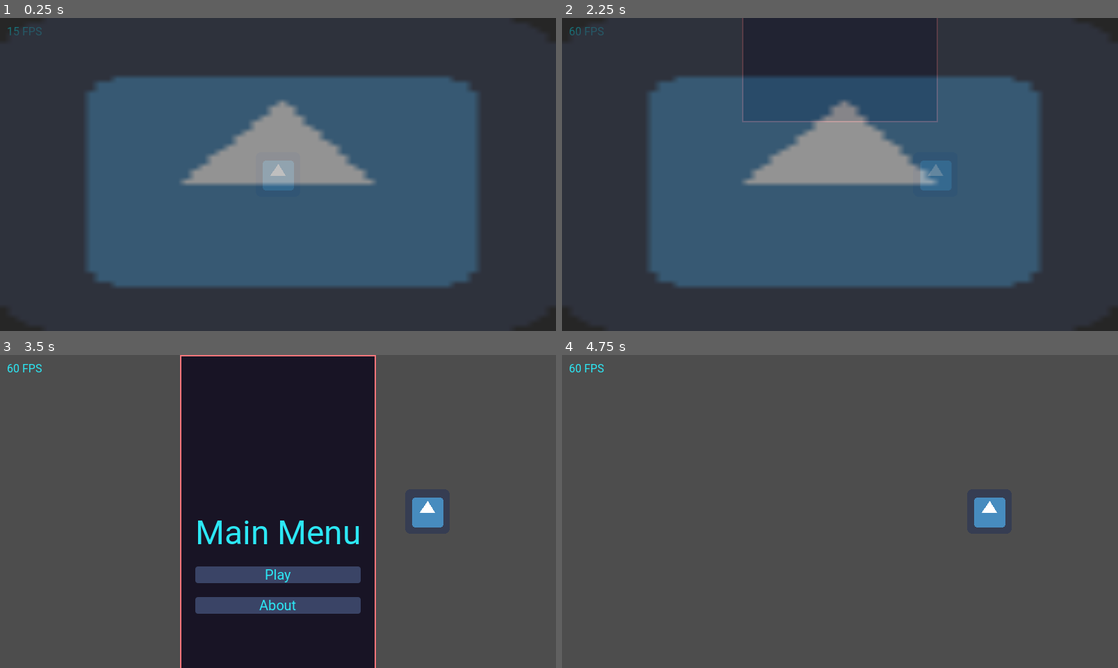
Above: before the commit, frames 1-4 (two rows, left to right).
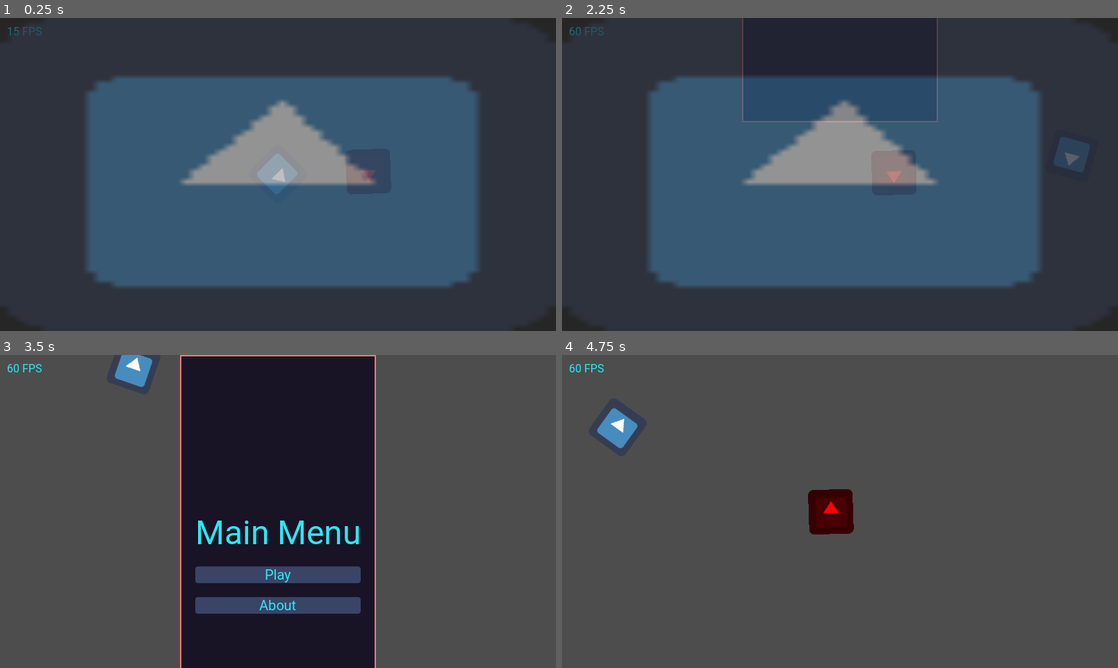
Above: after the commit, the same moments.

Repository: Bloodyaugust/ld-54
Game: Godot game, scene res://scenes/main.tscn
Two runs of this game, one before a commit and one after it. Both use one fixed random seed, a clock stepped at 60 frames per second and the inputs below. The engine's default icon, where the game draws it, is replaced by a stand-in: a white triangle on a blue panel in a dark square.
Inputs (mouse positions are in pixels of both pictures, inside the frame that each line leads up to):
- Up to frame 1 (0.25 s): no input
- Up to frame 2 (2.25 s): tap Enter at 0.5, 2 s; move the mouse to (962, 158) at 0.52 s; hold D (move_right) 0.53-1.25 s; click (962, 158) at 0.67 s; tap Space at 1.25 s; drag from (728, 190) to (812, 237) at 1.27 s; move the mouse to (895, 105) at 2.02 s; hold D (move_right) from 2.03 s (still down); click (895, 105) at 2.17 s
- Up to frame 3 (3.5 s): release D (move_right) at 2.75 s; click "Play" at 2.75 s
- Up to frame 4 (4.75 s): click "Play" at 3.5 s; drag from (812, 574) to (673, 464) at 4.27 s

The runs differ from the first frame. In frame 1, 0.3% of the frame differs, in the area x 46-68%, y 43-57%; in frame 2, 1.1%; in frame 3, 1.0%; in frame 4, 2.2%, in the area x 6-80%, y 16-58%.

Commit message:
Add Ship movement, modules, and player controller

Diff:
--- a/actors/Player.gd
+++ /dev/null
@@ -1,10 +0,0 @@
-extends Sprite2D
-
-@export var data: PlayerData
-
-func _process(delta):
-  var _movement_input: Vector2 = Vector2(Input.get_axis("move_left", "move_right"), Input.get_axis("move_up", "move_down")).normalized()
-
-  var _movement: Vector2 = _movement_input * delta * data.move_speed
-
-  global_position = global_position + _movement
--- a/actors/Player.tscn
+++ b/actors/Player.tscn
@@ -1,10 +1,10 @@
-[gd_scene load_steps=4 format=3 uid="uid://dngu6lih2xxlo"]
+[gd_scene load_steps=3 format=3 uid="uid://vqyckwxhkax0"]
 
-[ext_resource type="Texture2D" uid="uid://4typrc2p2rra" path="res://icon.png" id="1_fvn43"]
-[ext_resource type="Script" path="res://actors/Player.gd" id="2_t3qum"]
-[ext_resource type="Resource" uid="uid://tsqf267nyyx7" path="res://data/base_player_data.tres" id="3_l6mbf"]
+[ext_resource type="Script" path="res://scripts/controllers/PlayerController.gd" id="1_hg873"]
+[ext_resource type="PackedScene" uid="uid://couplwfrtf7s6" path="res://actors/Ship.tscn" id="2_nnnpa"]
 
-[node name="Player" type="Sprite2D"]
-texture = ExtResource("1_fvn43")
-script = ExtResource("2_t3qum")
-data = ExtResource("3_l6mbf")
+[node name="Player" type="Node2D"]
+script = ExtResource("1_hg873")
+
+[node name="Ship" parent="." instance=ExtResource("2_nnnpa")]
+unique_name_in_owner = true
--- /dev/null
+++ b/actors/Ship.gd
@@ -0,0 +1,37 @@
+extends Node2D
+
+const THRUST_MIN: float = 1.0
+const MASS_MAX: float = 100.0
+
+@export var starting_modules: Array[ModuleData]
+
+var move_target: Vector2 = Vector2.ZERO
+
+var _thrust: float
+var _modules: Array[ModuleData] = []
+var _velocity: Vector2 = Vector2.ZERO
+
+func add_module(module: ModuleData) -> void:
+  _modules.append(module)
+
+  match module.type:
+    GameConstants.MODULE_TYPES.ENGINE:
+      _thrust += module.thrust
+
+func _physics_process(delta) -> void:
+  look_at(move_target)
+
+  var _velocity_this_frame: float = delta * _thrust
+  _velocity += Vector2(_velocity_this_frame * cos(global_rotation), _velocity_this_frame * sin(global_rotation))
+
+  var _new_velocity_length: float = min(_velocity.length(), _thrust)
+  print("velocity: ", _velocity.length())
+  _velocity = _velocity.normalized() * _new_velocity_length
+
+  global_translate(_velocity)
+
+func _ready() -> void:
+  _thrust = THRUST_MIN
+
+  for _module in starting_modules:
+    add_module(_module)
--- /dev/null
+++ b/actors/Ship.tscn
@@ -0,0 +1,20 @@
+[gd_scene load_steps=5 format=3 uid="uid://couplwfrtf7s6"]
+
+[ext_resource type="Texture2D" uid="uid://4typrc2p2rra" path="res://icon.png" id="1_q377v"]
+[ext_resource type="Script" path="res://actors/Ship.gd" id="1_ut5b0"]
+[ext_resource type="Resource" uid="uid://cifgmmymjs6xl" path="res://data/modules/basic_engine.tres" id="2_lvbo3"]
+
+[sub_resource type="CircleShape2D" id="CircleShape2D_15lqi"]
+radius = 29.0
+
+[node name="Ship" type="Node2D"]
+script = ExtResource("1_ut5b0")
+starting_modules = Array[Resource("res://data/module.gd")]([ExtResource("2_lvbo3"), ExtResource("2_lvbo3")])
+
+[node name="Sprite2D" type="Sprite2D" parent="."]
+texture = ExtResource("1_q377v")
+
+[node name="Area2D" type="Area2D" parent="."]
+
+[node name="CollisionShape2D" type="CollisionShape2D" parent="Area2D"]
+shape = SubResource("CircleShape2D_15lqi")
--- a/constants/GameConstants.gd
+++ b/constants/GameConstants.gd
@@ -3,3 +3,8 @@
 const GAME_IN_PROGRESS = "GAME_IN_PROGRESS"
 const GAME_OVER = "GAME_OVER"
 const GAME_STARTING = "GAME_STARTING"
+
+enum MODULE_TYPES {
+  ENGINE,
+  WEAPON,
+}
--- /dev/null
+++ b/data/module.gd
@@ -0,0 +1,6 @@
+extends Resource
+class_name ModuleData
+
+@export var thrust: float
+@export var type: GameConstants.MODULE_TYPES
+@export var weight: float
--- /dev/null
+++ b/data/modules/basic_cannon.tres
@@ -0,0 +1,8 @@
+[gd_resource type="Resource" script_class="ModuleData" load_steps=2 format=3 uid="uid://bfm3lg884ma35"]
+
+[ext_resource type="Script" path="res://data/module.gd" id="1_unh2b"]
+
+[resource]
+script = ExtResource("1_unh2b")
+type = 1
+weight = 10.0
--- /dev/null
+++ b/data/modules/basic_engine.tres
@@ -0,0 +1,9 @@
+[gd_resource type="Resource" script_class="ModuleData" load_steps=2 format=3 uid="uid://cifgmmymjs6xl"]
+
+[ext_resource type="Script" path="res://data/module.gd" id="1_ljfn7"]
+
+[resource]
+script = ExtResource("1_ljfn7")
+thrust = 5.0
+type = 0
+weight = 10.0
--- a/scenes/main.tscn
+++ b/scenes/main.tscn
@@ -1,17 +1,16 @@
-[gd_scene load_steps=9 format=3 uid="uid://bfjaqu2i4i63i"]
+[gd_scene load_steps=10 format=3 uid="uid://bfjaqu2i4i63i"]
 
 [ext_resource type="Script" path="res://views/FPS.gd" id="1"]
-[ext_resource type="PackedScene" uid="uid://dngu6lih2xxlo" path="res://actors/Player.tscn" id="1_4pt6e"]
+[ext_resource type="PackedScene" uid="uid://vqyckwxhkax0" path="res://actors/Player.tscn" id="1_4pt6e"]
 [ext_resource type="Texture2D" uid="uid://4typrc2p2rra" path="res://icon.png" id="2"]
 [ext_resource type="Theme" uid="uid://co811ue55i33m" path="res://resources/base_theme.tres" id="2_1ffbx"]
 [ext_resource type="Script" path="res://views/MainMenu.gd" id="4"]
 [ext_resource type="PackedScene" path="res://lib/BetterCam.tscn" id="5"]
 [ext_resource type="Script" path="res://views/Splash.gd" id="6"]
 [ext_resource type="Script" path="res://views/About.gd" id="7_xk6j8"]
+[ext_resource type="PackedScene" uid="uid://couplwfrtf7s6" path="res://actors/Ship.tscn" id="8_md4cg"]
 
 [node name="Node2D" type="Node2D"]
-
-[node name="Player" parent="." instance=ExtResource("1_4pt6e")]
 
 [node name="UIRoot" type="CanvasLayer" parent="."]
 
@@ -127,3 +126,9 @@
 key_movement = false
 mouse_drag = false
 zoom_max = 1.0
+
+[node name="Ship" parent="." instance=ExtResource("8_md4cg")]
+modulate = Color(1, 0, 0.0156863, 1)
+position = Vector2(152, -5)
+
+[node name="Player" parent="." instance=ExtResource("1_4pt6e")]
--- /dev/null
+++ b/scripts/controllers/PlayerController.gd
@@ -0,0 +1,6 @@
+extends Node2D
+
+@onready var _ship: Node2D = %Ship
+
+func _process(_delta) -> void:
+  _ship.move_target = get_global_mouse_position()
